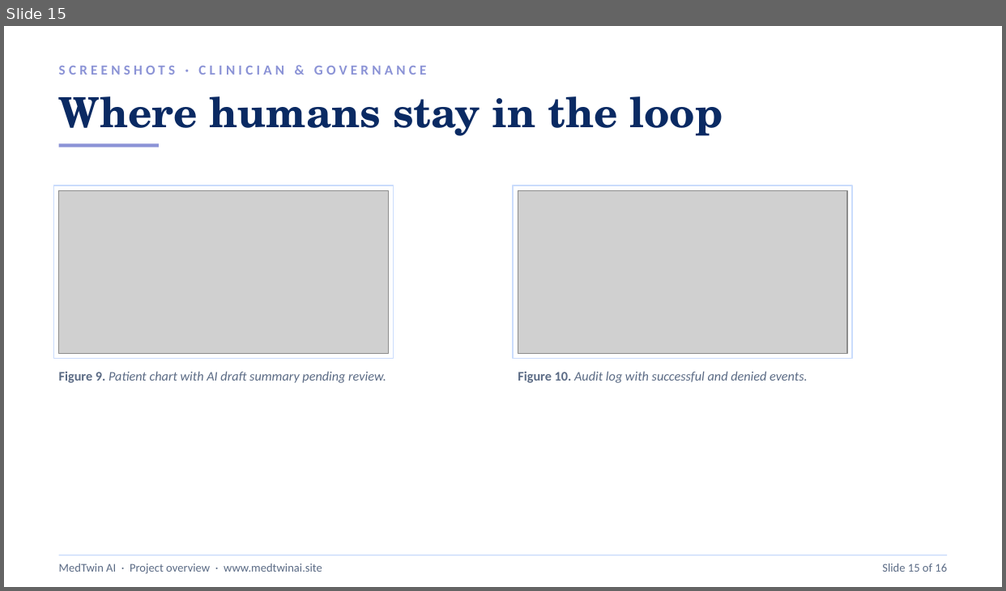
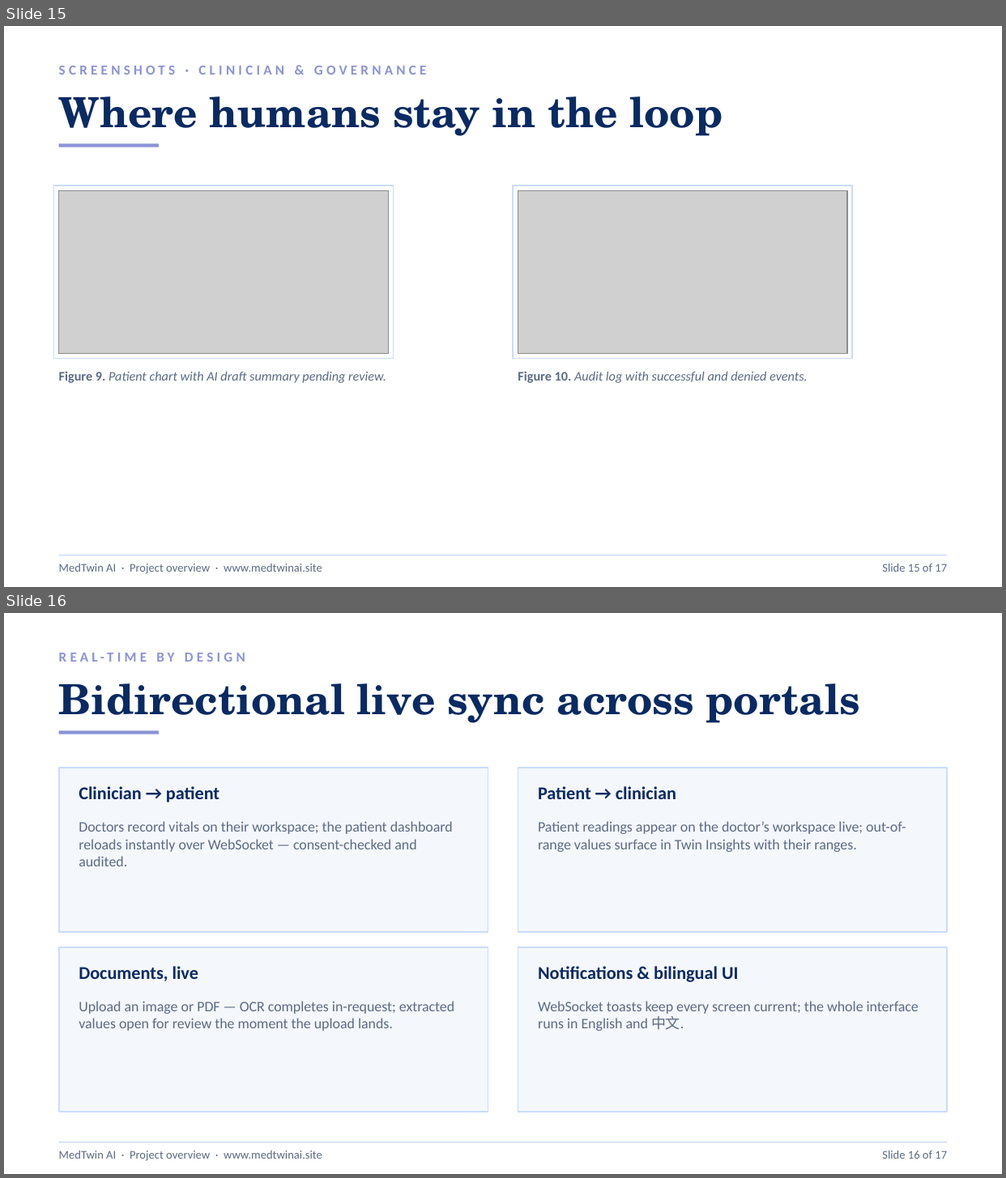
Before and after one commit to simul49/MedTwin-AI, a slide deck: MedTwin-AI-Project-Overview.pptx. Shown one above the other, each under a label of ours: slide 15 before the commit, slides 15 and 16 after it. The pictures are 1006x591 and 1006x1178 pixels, drawn with LibreOffice and Linux fonts; fonts in the diff are those of the drawing; grey boxes stand for pictures. Boxes give left, top, right and bottom in pixels: in the first picture for what was removed or moved away, otherwise in the second. Text is boxed around its words. In the diff, an @@ line names an element or a change of style, - is before the commit and + after.

Commit message:
docs: update project deck with real-time capabilities
Adds a 'Real-time by design' slide covering the bidirectional live sync
(clinician vitals entry, patient readings, in-request document OCR
review, bilingual WebSocket toasts), refreshes the backend stack slide
with the clinician observation endpoint, and updates the closing
summary to reflect live vitals sync, document AI extraction and the
bilingual EN/中文 interface.

```diff
--- a/MedTwin-AI-Project-Overview.pptx
+++ b/MedTwin-AI-Project-Overview.pptx
@@ slide 16 added at (4,613,1002,1174), background #FFFFFF @@
@@ text added at (156,653,174,662), 10 pt, text #8B93D6, bold @@
+REAL-TIME BY DESIGN
@@ text added at (59,683,860,723), 30 pt, text #0A2A63, bold @@
+Bidirectional live sync across portals
@@ rectangle added at (59,730,159,735), fill #8B93D6 @@
@@ rectangle added at (59,768,488,932), fill #F4F7FC, outline #CADCFC 1 pt @@
@@ rectangle added at (518,768,947,932), fill #F4F7FC, outline #CADCFC 1 pt @@
@@ text added at (79,786,219,803), 13 pt, text #0A2A63, bold @@
+Clinician → patient
@@ text added at (538,786,676,799), 13 pt, text #0A2A63, bold @@
+Patient → clinician
@@ text added at (79,821,453,867), 10.5 pt, text #5B6B85 @@
+Doctors record vitals on their workspace; the patient dashboard reloads instantly over WebSocket — consent-checked and audited.
@@ text added at (538,821,906,852), 10.5 pt, text #5B6B85 @@
+Patient readings appear on the doctor’s workspace live; out-of-range values surface in Twin Insights with their ranges.
@@ rectangle added at (59,948,488,1112), fill #F4F7FC, outline #CADCFC 1 pt @@
@@ rectangle added at (518,948,947,1112), fill #F4F7FC, outline #CADCFC 1 pt @@
@@ text added at (79,966,198,982), 13 pt, text #0A2A63, bold @@
+Documents, live
@@ text added at (538,966,738,982), 13 pt, text #0A2A63, bold @@
+Notifications & bilingual UI
@@ text added at (79,1001,454,1031), 10.5 pt, text #5B6B85 @@
+Upload an image or PDF — OCR completes in-request; extracted values open for review the moment the upload lands.
@@ text added at (538,1001,918,1031), 10.5 pt, text #5B6B85 @@
+WebSocket toasts keep every screen current; the whole interface runs in English and 中文.
@@ rectangle added at (59,1142,947,1143), fill #CADCFC @@
@@ text added at (59,1151,322,1161), 8.5 pt, text #5B6B85 @@
+MedTwin AI · Project overview · www.medtwinai.site
@@ text added at (882,1151,947,1159), 8.5 pt, text #5B6B85 @@
+Slide 16 of 17
@@ slide 15 changed as well @@
@@ text at (882,564,947,572): text changed @@
-Slide 15 of 16
+Slide 15 of 17
```
Also in this commit, not shown: 14 other slides changed.
